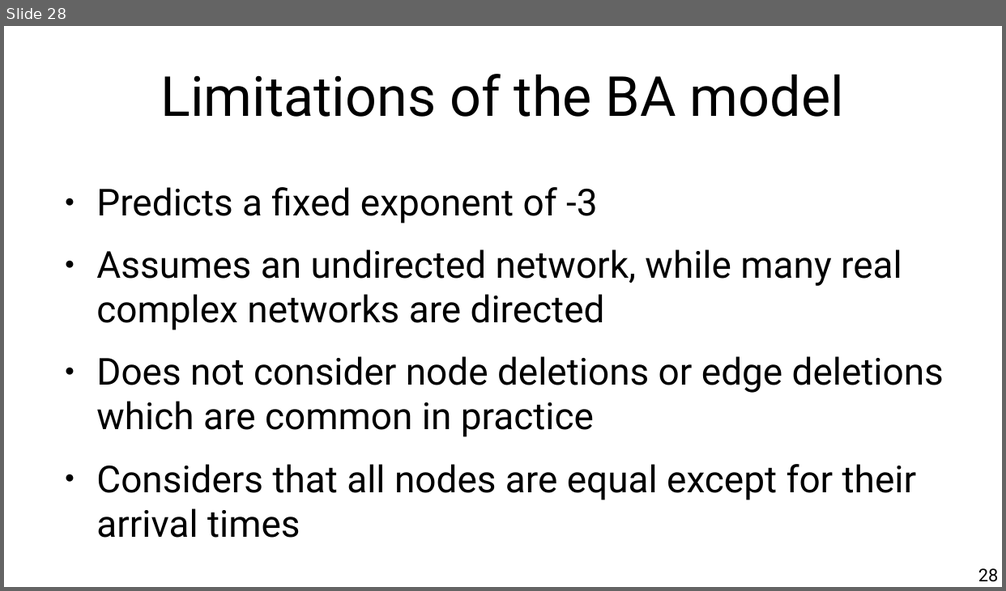
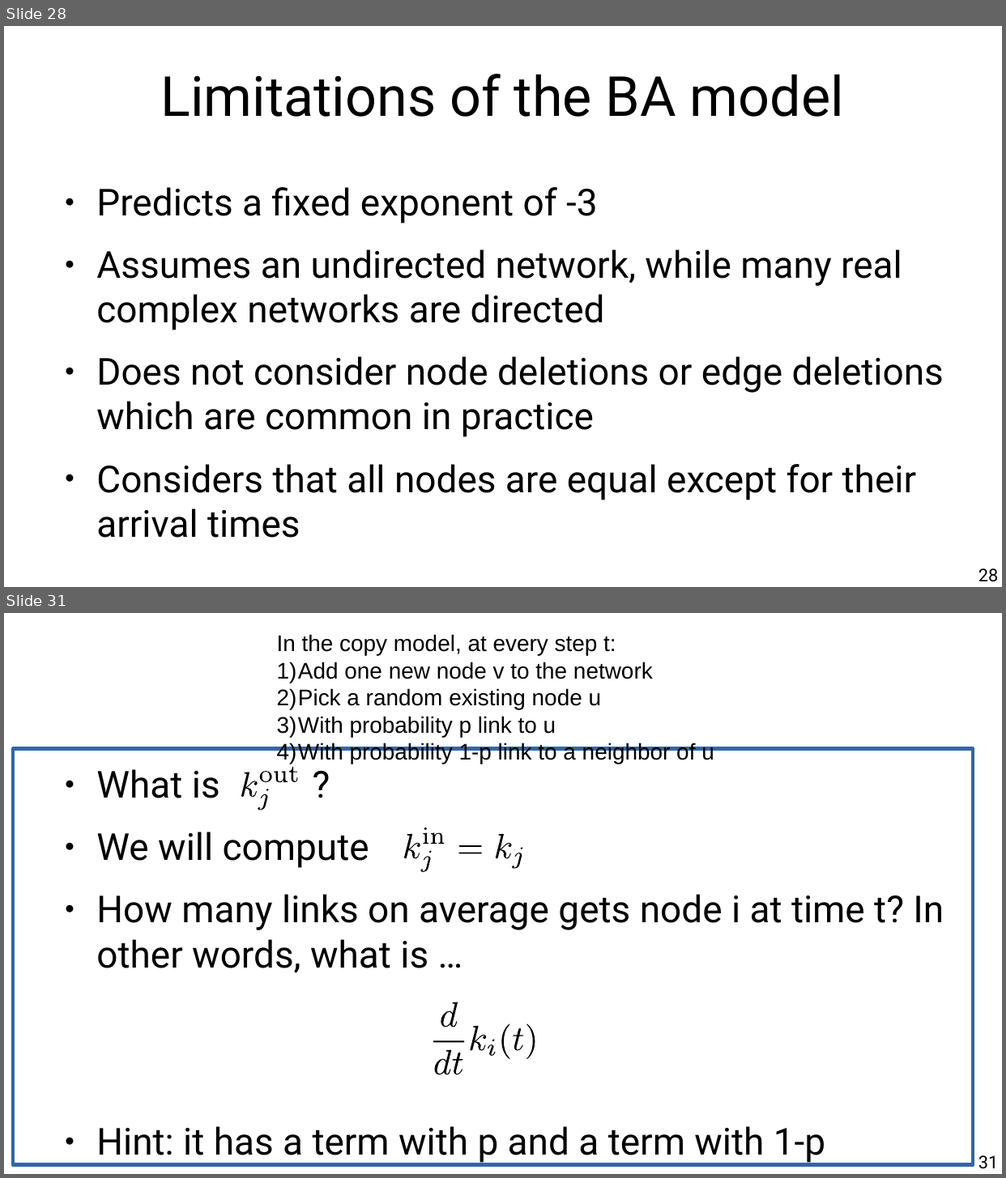
Before and after one commit to chatox/networks-science-course, a slide deck: theory/tt05_preferential_attachment.odp. Shown one above the other, each under a label of ours: slide 28 before the commit, slides 28 and 31 after it; the slides between them are not shown. The pictures are 1006x591 and 1006x1178 pixels, drawn with LibreOffice and Linux fonts; fonts in the diff are those of the drawing. Boxes give left, top, right and bottom in pixels: in the first picture for what was removed or moved away, otherwise in the second. Text is boxed around its words. In the diff, an @@ line names an element or a change of style, - is before the commit and + after.

Commit message:
Copy model exercise

```diff
--- a/theory/tt05_preferential_attachment.odp
+++ b/theory/tt05_preferential_attachment.odp
@@ slide 31 added at (4, 613, 1002, 1174), background #FFFFFF @@
@@ text added at (277, 634, 714, 764), 18 pt, text #000000 @@
+In the copy model, at every step t:
+1) Add one new node v to the network
+2) Pick a random existing node u
+3) With probability p link to u
+4) With probability 1-p link to a neighbor of u
@@ rectangle added at (13, 749, 973, 1165), outline #3465A4 3 pt @@
@@ text added at (96, 769, 944, 1164), 29.6 pt, text #000000 @@
+● What is ?
+● We will compute
+● How many links on average gets node i at time t? In other words, what is …
+● Hint: it has a term with p and a term with 1-p
@@ group added at (241, 767, 297, 811): 5 freeform shapes @@
@@ group added at (403, 828, 526, 873): 8 freeform shapes @@
@@ group added at (433, 1003, 539, 1075): 10 freeform shapes @@
@@ page number added at (978, 1156, 998, 1169), 14 pt, text #000000 @@
+31
```
Also in this commit, not shown: 6 slides changed, 9 other slides added, 1 slide removed.
